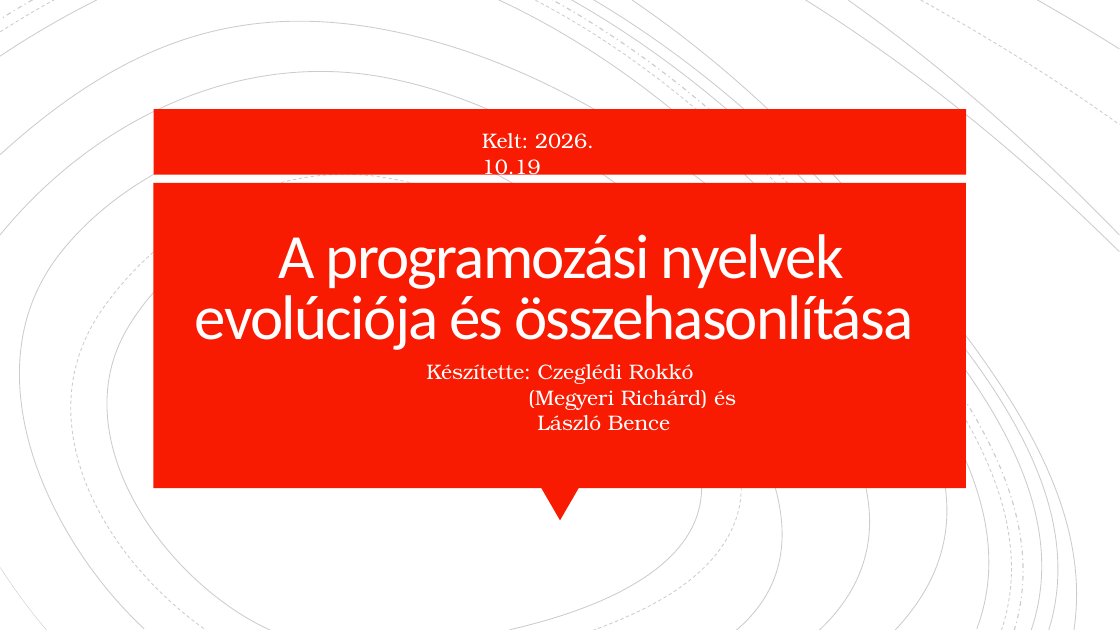
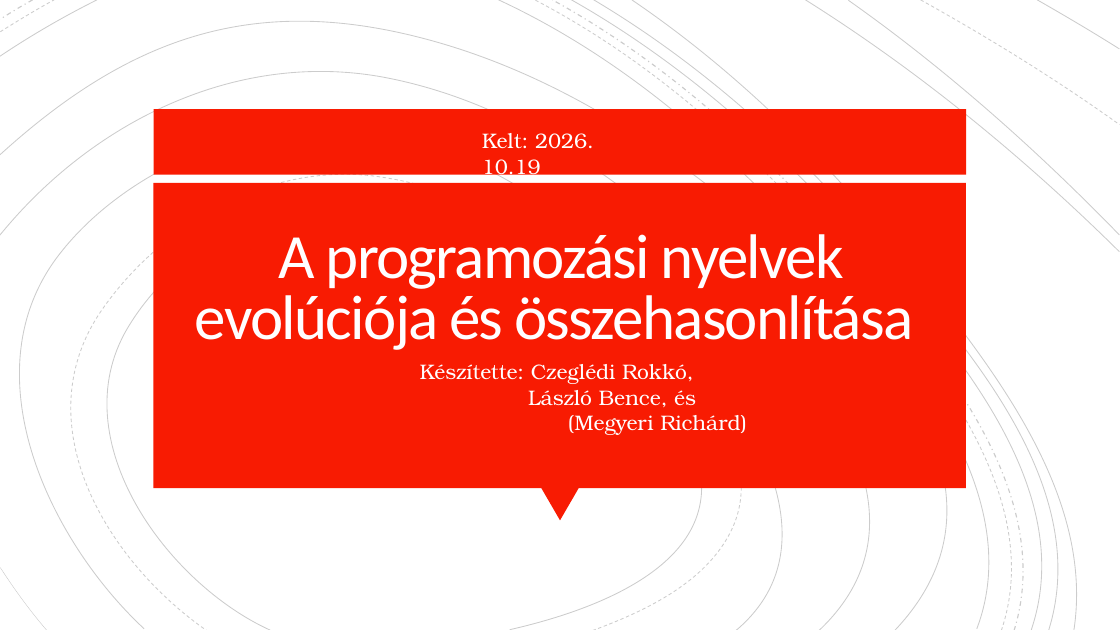
Before and after one commit to Minecraftprovsnoob/Projekt-munka, a slide deck: slide 1 of projekt ppt.pptx. Drawn at 1120x630 pixels with LibreOffice and Linux fonts; fonts in the diff are those of the drawing. Boxes give left, top, right and bottom in pixels: in the first picture for what was removed or moved away, otherwise in the second. Text is boxed around its words. In the diff, an @@ line names an element or a change of style, - is before the commit and + after.

```diff
--- a/projekt ppt.pptx
+++ b/projekt ppt.pptx
@@ subtitle at (420,364,747,435): text changed @@
-Készítette: Czeglédi Rokkó
-(Megyeri Richárd) és
-László Bence
+Készítette: Czeglédi Rokkó,
+László Bence, és
+(Megyeri Richárd)
```
Also in this commit, not shown: 1 other slide changed, 5 slides added, 1 slide removed, 3 other files.
